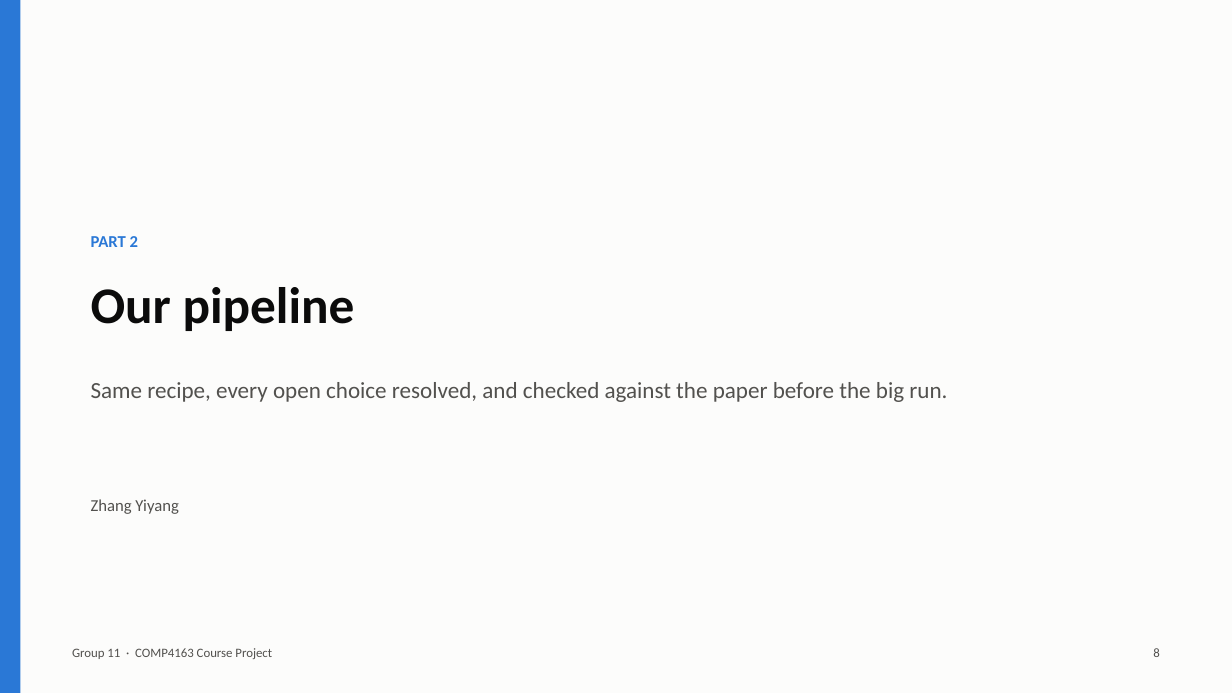
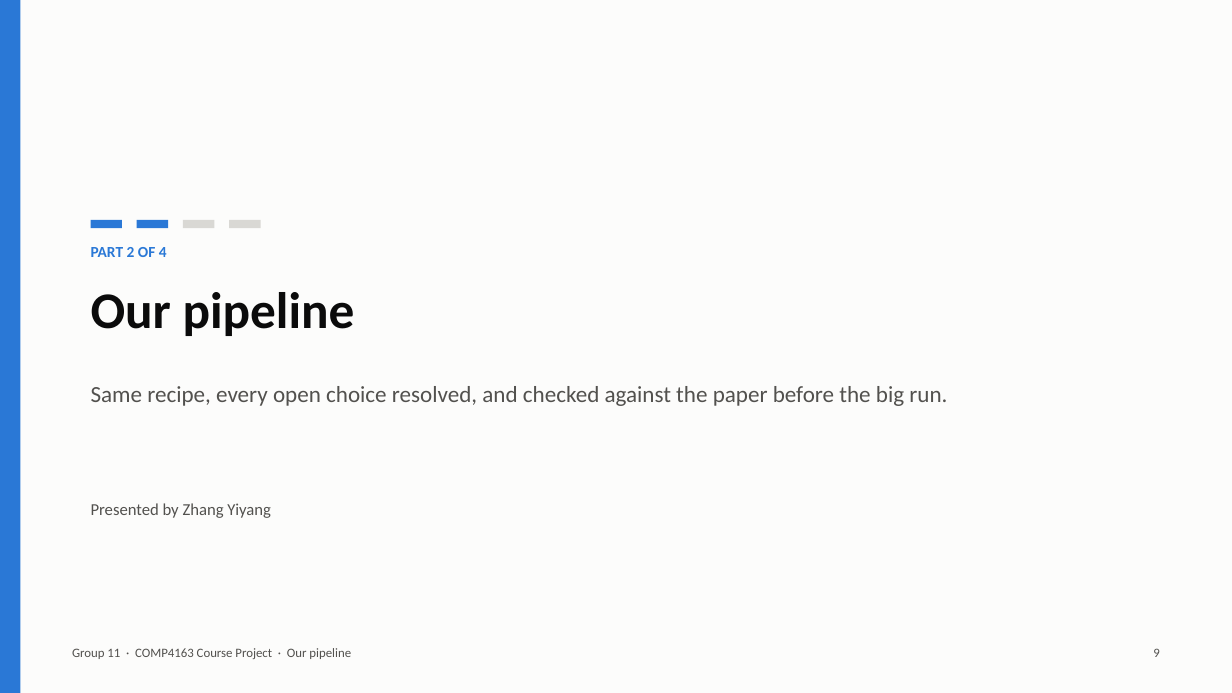
Before and after one commit to v68md6ttb2-ux/COMP4163-ResNet-Degradation, a slide deck: slide 9 of report/slides.pptx (slide 8 before the commit). Drawn at 1232x693 pixels with LibreOffice and Linux fonts; fonts in the diff are those of the drawing. Boxes give left, top, right and bottom in pixels: in the first picture for what was removed or moved away, otherwise in the second. Text is boxed around its words. In the diff, an @@ line names an element or a change of style, - is before the commit and + after.

```diff
--- a/report/slides.pptx
+++ b/report/slides.pptx
@@ rectangle added at (91, 220, 122, 228), fill #2A78D6 @@
@@ rectangle added at (137, 220, 168, 228), fill #2A78D6 @@
@@ rectangle added at (183, 220, 214, 228), fill #D9D8D4 @@
@@ rectangle added at (229, 220, 261, 228), fill #D9D8D4 @@
@@ text at (91, 247, 167, 257): text changed; size 13 to 12 pt @@
-PART 2
+PART 2 OF 4
@@ text "Our pipeline": place and size @@
-text "Our pipeline" at (91, 287, 355, 331)
+text "Our pipeline" at (91, 292, 355, 336)
@@ text "Same recipe, every open choice ...": place and size @@
-text "Same recipe, every open choice ..." at (91, 382, 947, 402)
+text "Same recipe, every open choice ..." at (91, 386, 947, 406)
@@ text at (91, 503, 271, 518): text changed @@
-Zhang Yiyang
+Presented by Zhang Yiyang
@@ text at (72, 648, 351, 659): text changed @@
-Group 11 · COMP4163 Course Project
+Group 11 · COMP4163 Course Project · Our pipeline
@@ text at (1153, 648, 1159, 657): text changed @@
-8
+9
```
Also in this commit, not shown: 34 other slides changed, 1 slide added, 1 other file.
